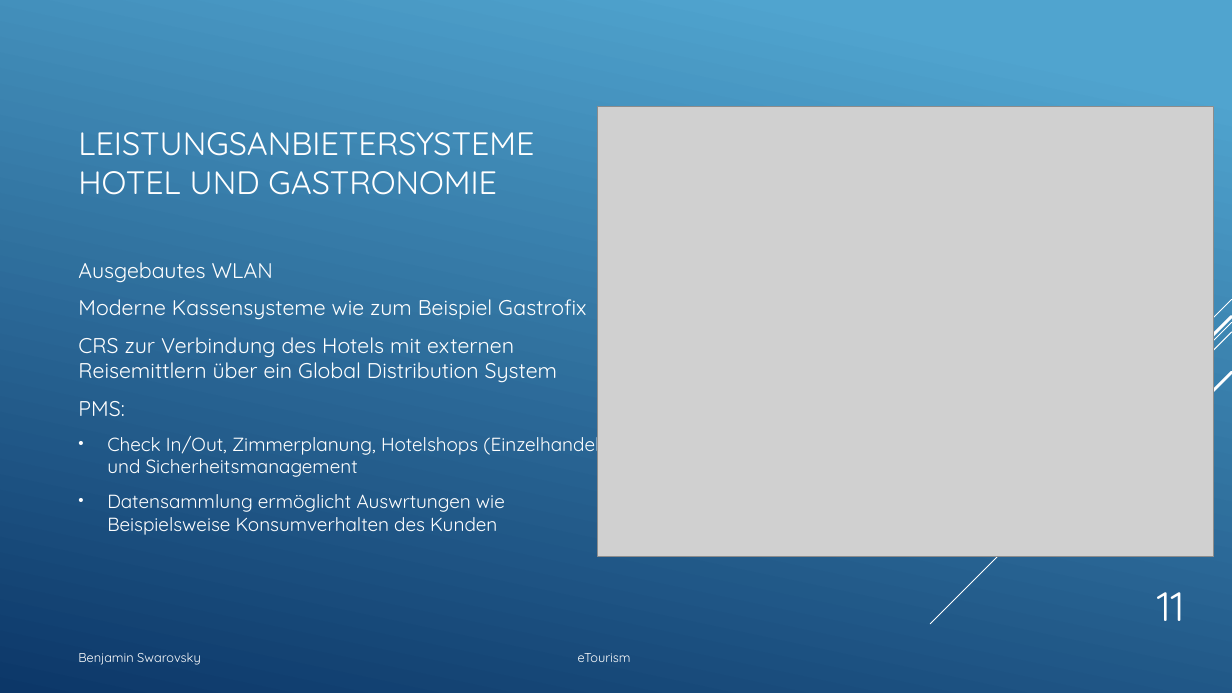
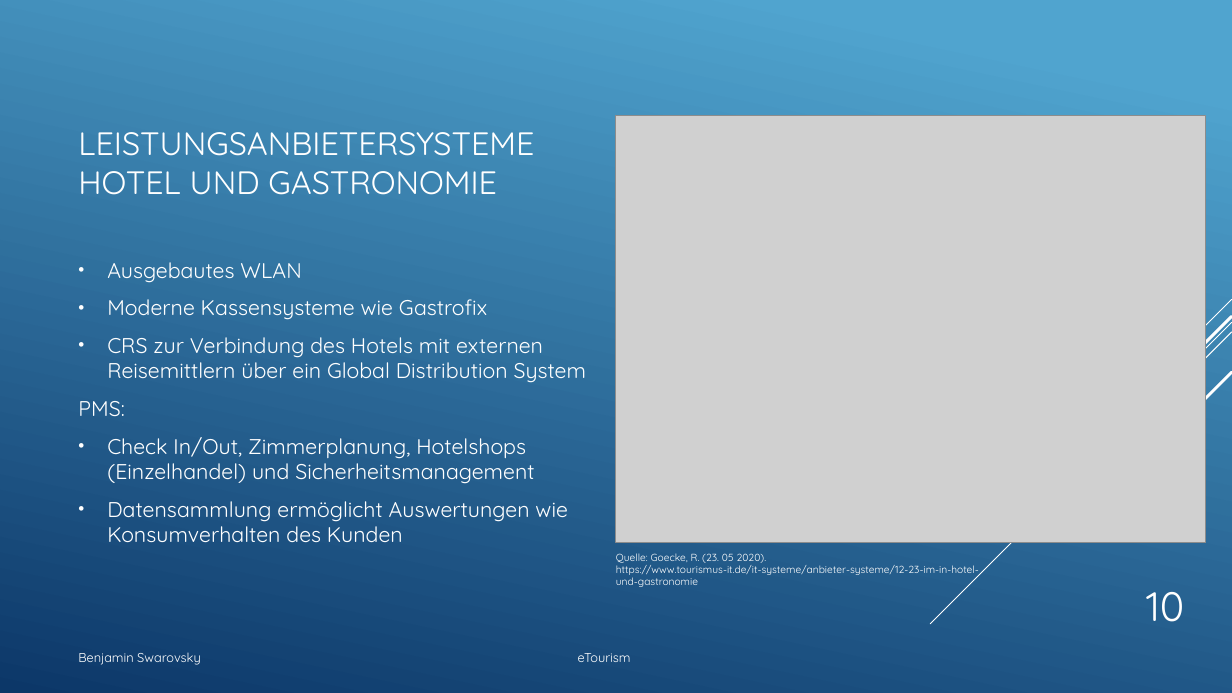
Before and after one commit to BenjaminS01/eTourism, a slide deck: slide 10 of Etourism1.pptx (slide 11 before the commit). Drawn at 1232x693 pixels with LibreOffice and Linux fonts; fonts in the diff are those of the drawing; grey boxes stand for pictures. Boxes give left, top, right and bottom in pixels: in the first picture for what was removed or moved away, otherwise in the second. Text is boxed around its words. In the diff, an @@ line names an element or a change of style, - is before the commit and + after.

```diff
--- a/Etourism1.pptx
+++ b/Etourism1.pptx
@@ picture: place and size @@
-picture at box(597, 106, 1214, 556)
+picture at box(616, 116, 1206, 543)
@@ text at box(107, 262, 586, 484): size 14.8 to 16.6 pt in "Check In/Out, Zimmerplanung, Hotelshops (Einzelhandel) und S ..."; bullet none to • @@
@@ text at box(107, 299, 487, 320): text changed @@
-Moderne Kassensysteme wie zum Beispiel Gastrofix
+• Moderne Kassensysteme wie Gastrofix
@@ text at box(107, 501, 568, 542): text changed; size 14.8 to 16.6 pt @@
-• Datensammlung ermöglicht Auswrtungen wie Beispielsweise Konsumverhalten des Kunden
+• Datensammlung ermöglicht Auswertungen wie Konsumverhalten des Kunden
@@ text added at box(616, 553, 979, 587), 8 pt, text #FFFFFF @@
+Quelle: Goecke, R. (23. 05 2020). https://www.tourismus-it.de/it-systeme/anbieter-systeme/12-23-im-in-hotel-und-gastronomie
@@ page number at box(1146, 592, 1184, 622): text changed @@
-11
+10
```
Also in this commit, not shown: 12 other slides changed, 2 slides removed, 1 other file.
